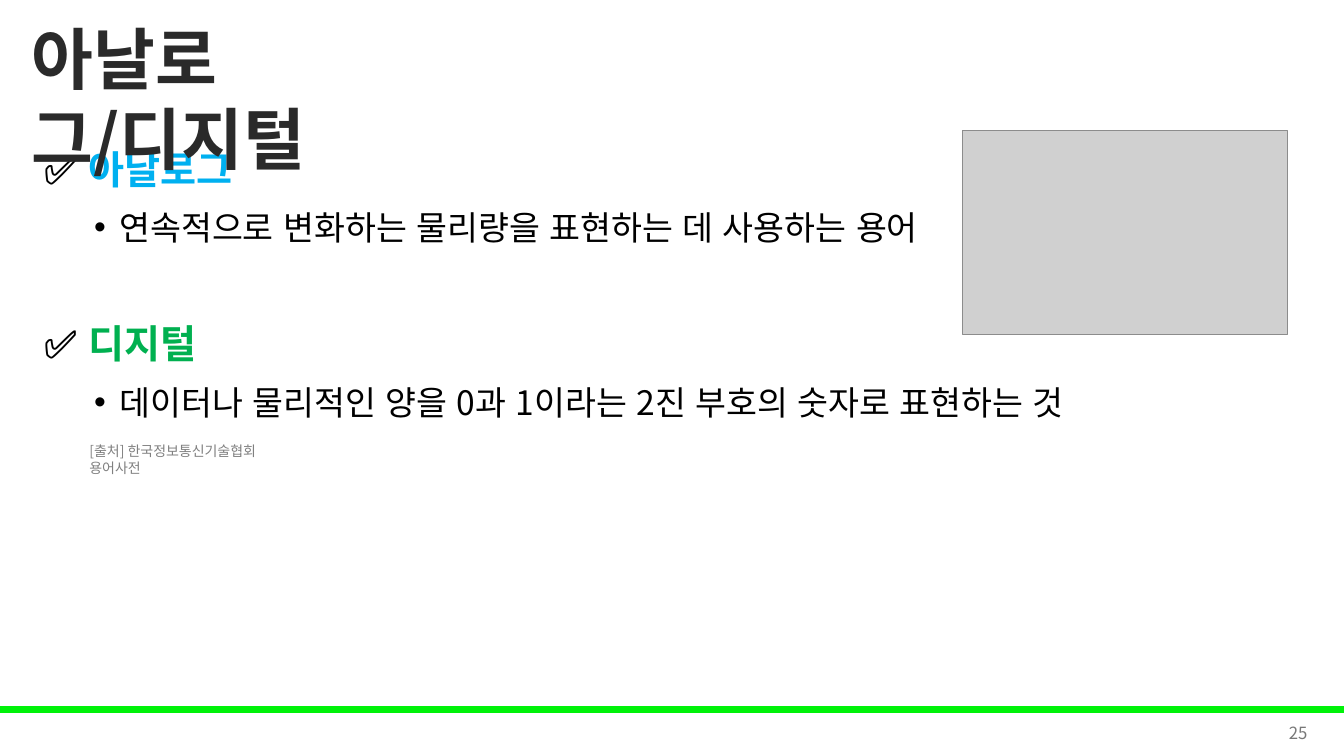
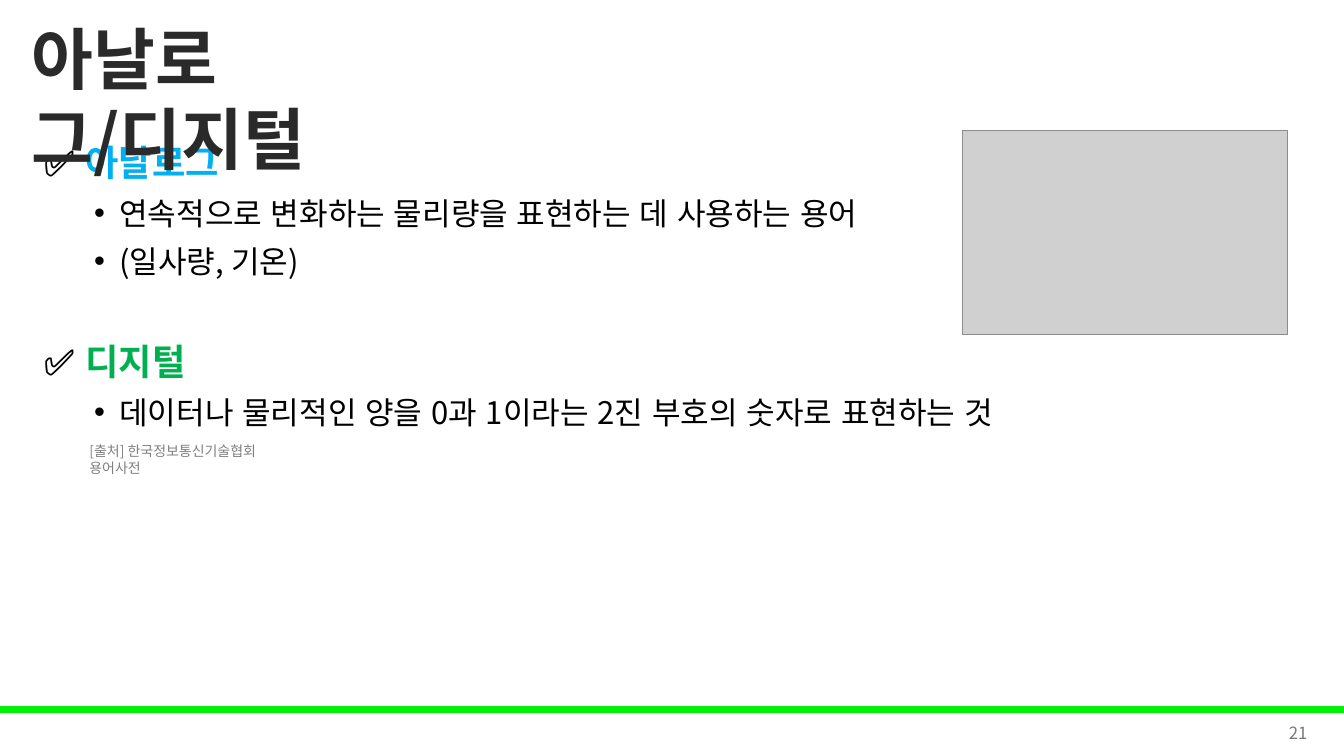
Before and after one commit to Leader-Lesson/KDT_RE_5th, a slide deck: slide 21 of material/5_AI/01_AI기초.pptx (slide 25 before the commit). Drawn at 1344x756 pixels with LibreOffice and Linux fonts; fonts in the diff are those of the drawing; grey boxes stand for pictures; background and template pictures are left out. Boxes give left, top, right and bottom in pixels: in the first picture for what was removed or moved away, otherwise in the second. Text is boxed around its words. In the diff, an @@ line names an element or a change of style, - is before the commit and + after.

```diff
--- a/material/5_AI/01_AI기초.pptx
+++ b/material/5_AI/01_AI기초.pptx
@@ text at box(85, 139, 993, 427): size 28 to 25.9 pt in "✅ 아날로그", "✅ 디지털"; size 24 to 22.2 pt in "연속적으로 변화하는 물리량을 표현하는 데 사용하는 용어", "데이터나 물리적인 양을 0과 1이라는 2진 부호의 ..."; line spacing 1.2 to 1.1 @@
@@ text at box(119, 247, 299, 279): paragraph added @@
+  • (일사량, 기온)
@@ page number at box(1289, 726, 1308, 739): text changed @@
-25
+21
```
Also in this commit, not shown: 15 other slides changed, 1 slide added.
